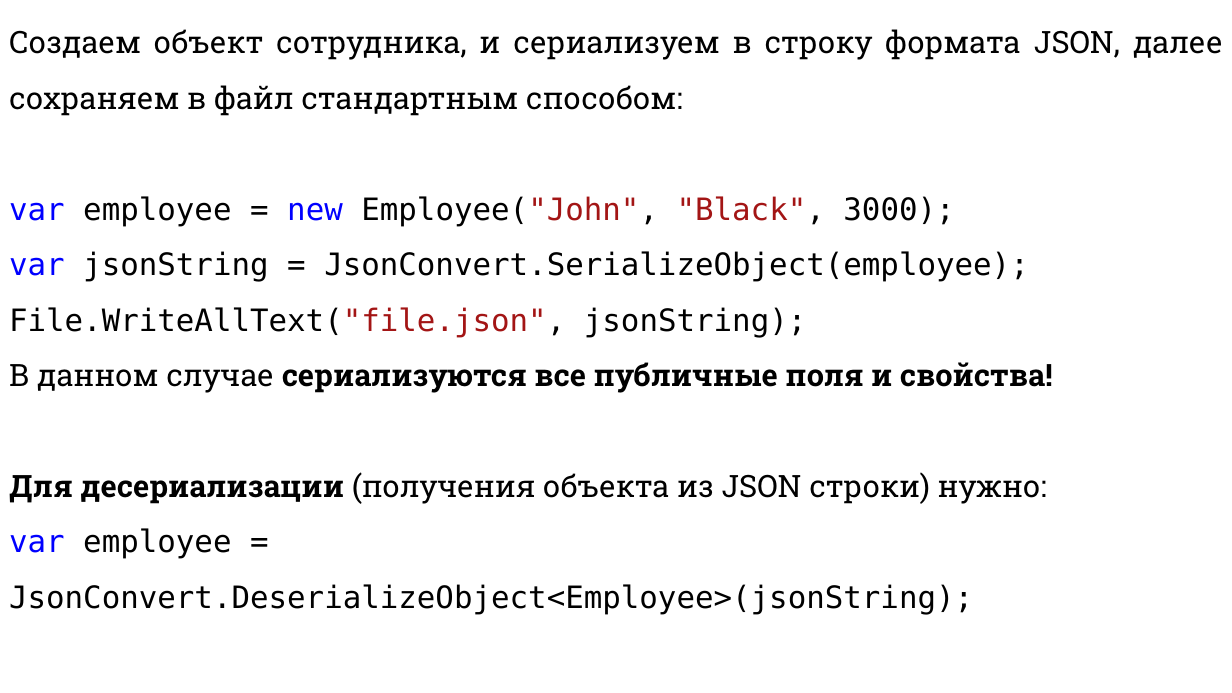
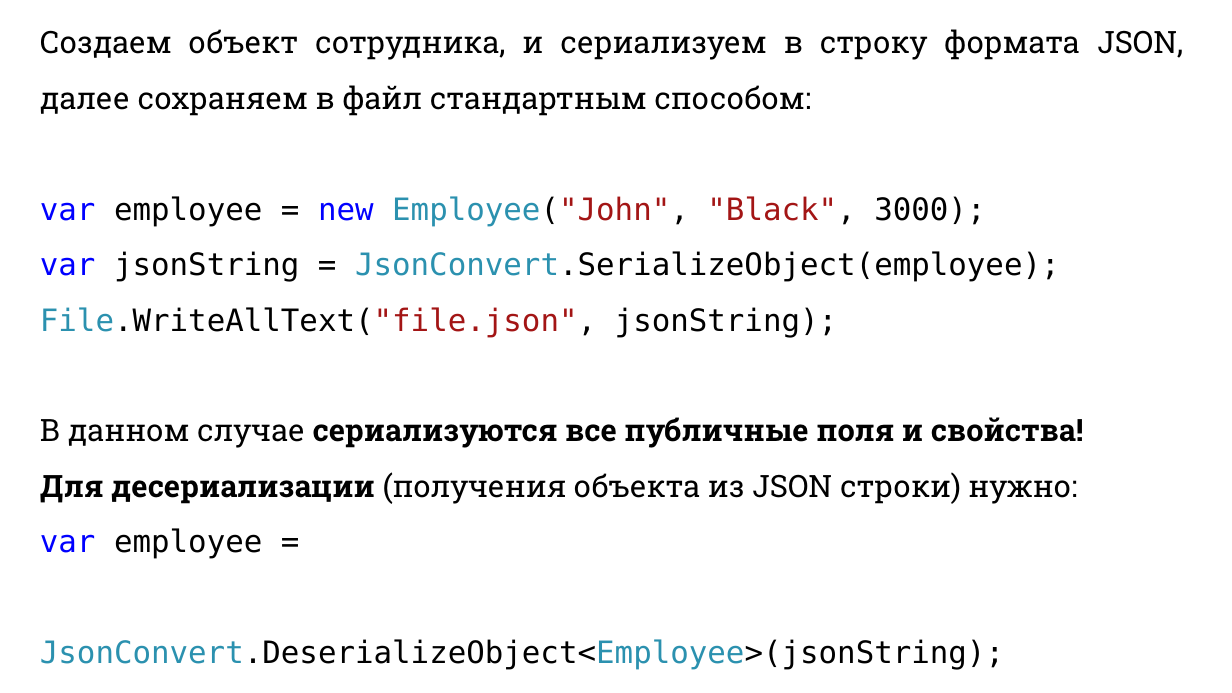
Before and after one commit to DaniilKlyukin/ITiP-2, a slide deck: slide 17 of Лекции/ИТиП 2 лек 7.pptx (slide 9 before the commit). Drawn at 1232x693 pixels with LibreOffice and Linux fonts; fonts in the diff are those of the drawing. Boxes give left, top, right and bottom in pixels: in the first picture for what was removed or moved away, otherwise in the second. Text is boxed around its words. In the diff, an @@ line names an element or a change of style, - is before the commit and + after.

```diff
--- a/Лекции/ИТиП 2 лек 7.pptx
+++ b/Лекции/ИТиП 2 лек 7.pptx
@@ text "Создаем объект сотрудника, и сериализуем ...": place and size @@
-text "Создаем объект сотрудника, и сериализуем ..." at [9, 29, 1223, 615]
+text "Создаем объект сотрудника, и сериализуем ..." at [40, 29, 1183, 559]
@@ text at [40, 196, 1060, 337]: text colour #000000 to #2B91AF, highlight none to #FFFFFF in "Employee("John",", "JsonConvert.SerializeObject(employee);", "File.WriteAllText("file.json"," @@
@@ text at [40, 528, 262, 559]: text changed @@
-var employee = JsonConvert.DeserializeObject<Employee>(jsonString);
+var employee =
+JsonConvert.DeserializeObject<Employee>(jsonString);
```
Also in this commit, not shown: 16 other slides changed, 10 slides added, 8 other files.
